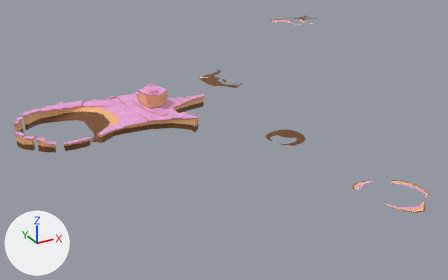
The Blender file Blender/B_World.blend: old version first, new version second.
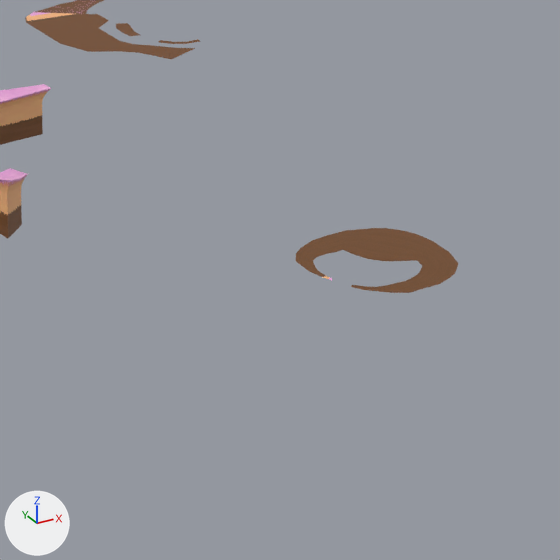
There are two pictures of each version: one from a camera (50 mm lens) standing at (4096.0, 1724.0, 1641.0) and looking at (5911.0, 5024.0, -9.0), one close up on the part from 43% to 74% of the width and 26% to 75% of the height. The lights are fixed; the arrows at lower left show +X, +Y and +Z. The first two pictures are the older version.

The first close-up shows 'Intro_Island', 'Kangaroo_Island', 'Nabula_Island'.
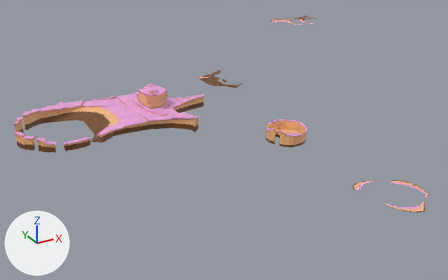
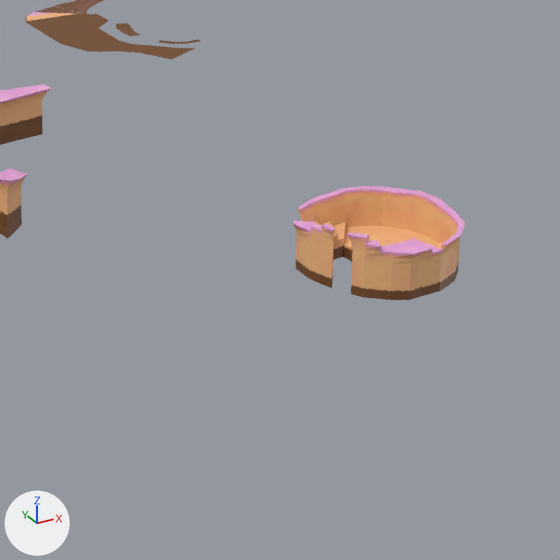
Commit message: Added: intro island and removed old islands

What differs and where, as boxes (x1, y1, x2, y2) in the close-ups (560 x 560 px):
'Intro_Island', reshaped (7% wider, 74% taller): before (296, 228, 458, 293); after (292, 186, 465, 300)
part 1 of me_plane_002, built on: before (343, 228, 433, 261); after (292, 186, 465, 300)

The change in detail:
me_plane_002 is used by ob_intro_island; location (6262.0, 4812.0, 0.0); rotation (0.0, 0.0, 3.142), in degrees (0, 0, 180).
me_plane_002 had 60 vertices, 29 faces and spanned x -144.0..104.0, y -161.0..101.0, z 0.0.
me_plane_002 now has 624 vertices, 592 faces and spans x -152.0..110.0, y -172.0..109.0, z -13.0..90.0.
me_plane_002 part 1: 6 vertices removed from x -90.0..1.0, y -147.0..-16.0, z 0.0; 570 vertices added at x -152.0..110.0, y -172.0..109.0, z -13.0..90.0.
